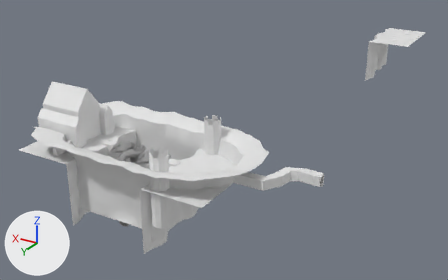
Two versions of the Blender file Assets/Models/Iteration - Levels/Iteration 3/3 - Main Lobby.blend, one commit apart.
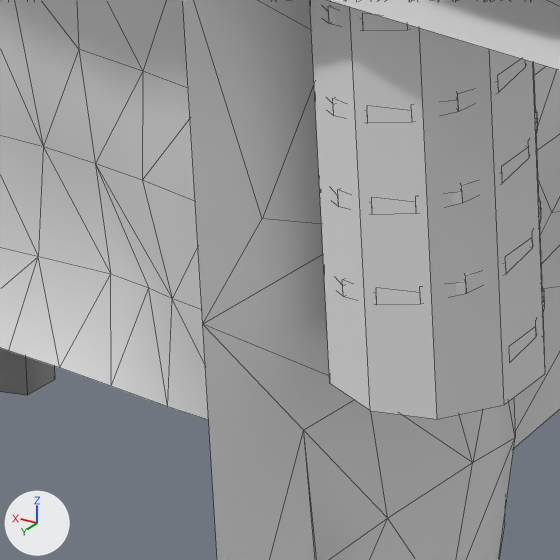
The first picture shows the older version from a 50 mm camera at (-32.5, 85.0, 46.3) aimed at (42.6, -40.2, -16.2). The close-ups show the older and then the newer version on the part from 28% to 38% of the width and 69% to 86% of the height of that picture. Only the edits that show in the close-ups are written down. Lighting does not change. The marker at lower left points along +X, +Y and +Z. The close-ups show mesh edges as thin lines.
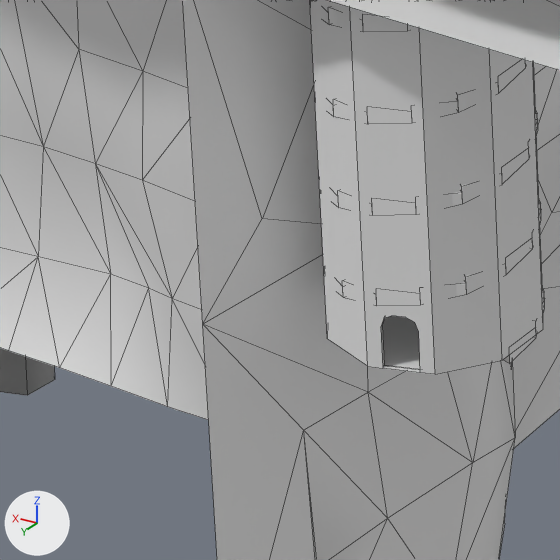
The change, as a diff of the scene's bpy script:
```diff
--- a/Assets/Models/Iteration - Levels/Iteration 3/3 - Main Lobby.blend.py
+++ b/Assets/Models/Iteration - Levels/Iteration 3/3 - Main Lobby.blend.py
@@ me_circle_002 @@
 # used by ob_circle_001; location = (24.61, 10.72, -2.75); scale = (1.65, 1.65, 1.65)
-me_circle_002.from_pydata(...)  # 84 vertices, 60 faces, 8 loose edges; spans x -0.95..0.95, y -1.0..1.0, z -3.98..4.38
+me_circle_002.from_pydata(...)  # 112 vertices, 70 faces; spans x -0.95..0.95, y -1.0..1.0, z -3.52..4.38
+# me_circle_002 part 1: 24 vertices moved from x -0.95..0.95, y -1.0..1.0, z -3.98..0.35 to x -0.95..0.95, y -1.0..1.0, z -3.52..0.34; 8 vertices removed from x -0.55..-0.22, y 0.79..0.91, z -3.6..-3.06; 36 vertices added at x -0.9..0.9, y -0.95..0.96, z -3.52..1.1
```

Pixel boxes [x1, y1, x2, y2] of what changed, in the close-ups (560 x 560 px):
'Circle.001', reshaped: before [310, 0, 545, 419]; after [310, 0, 543, 374]
